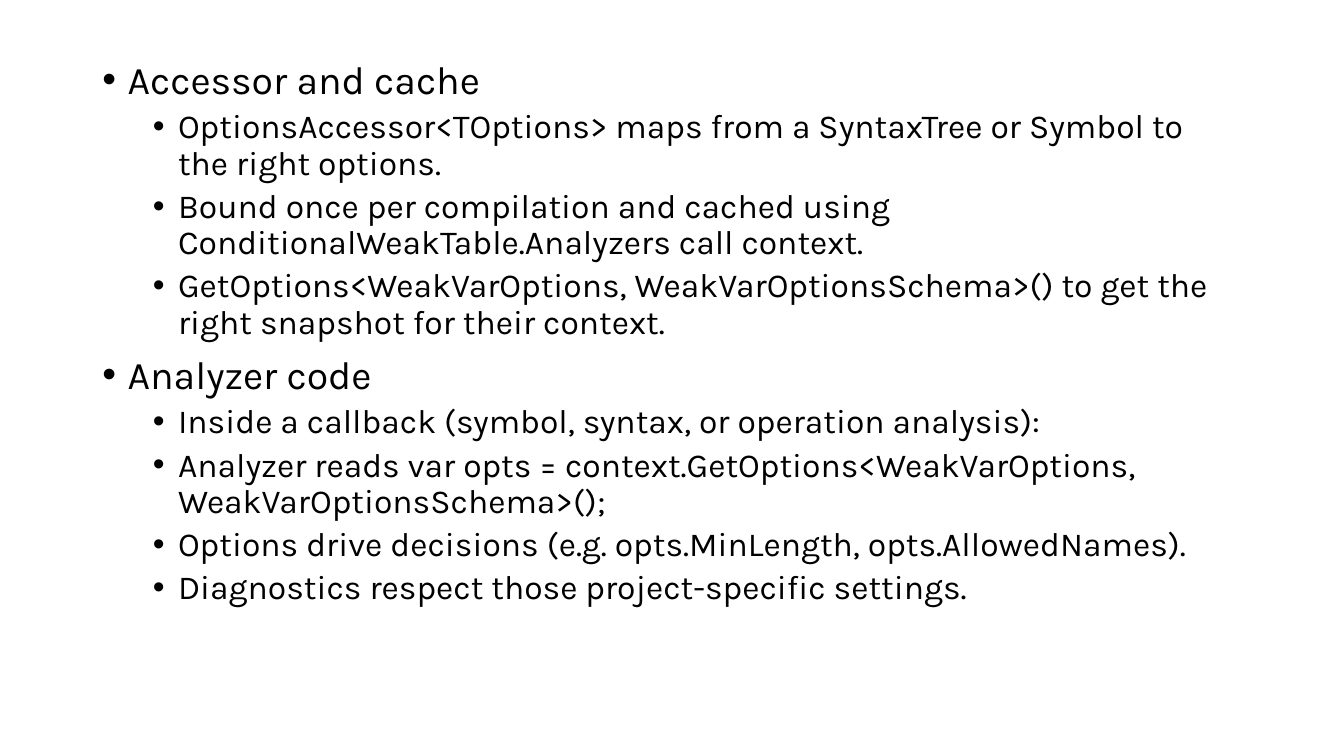
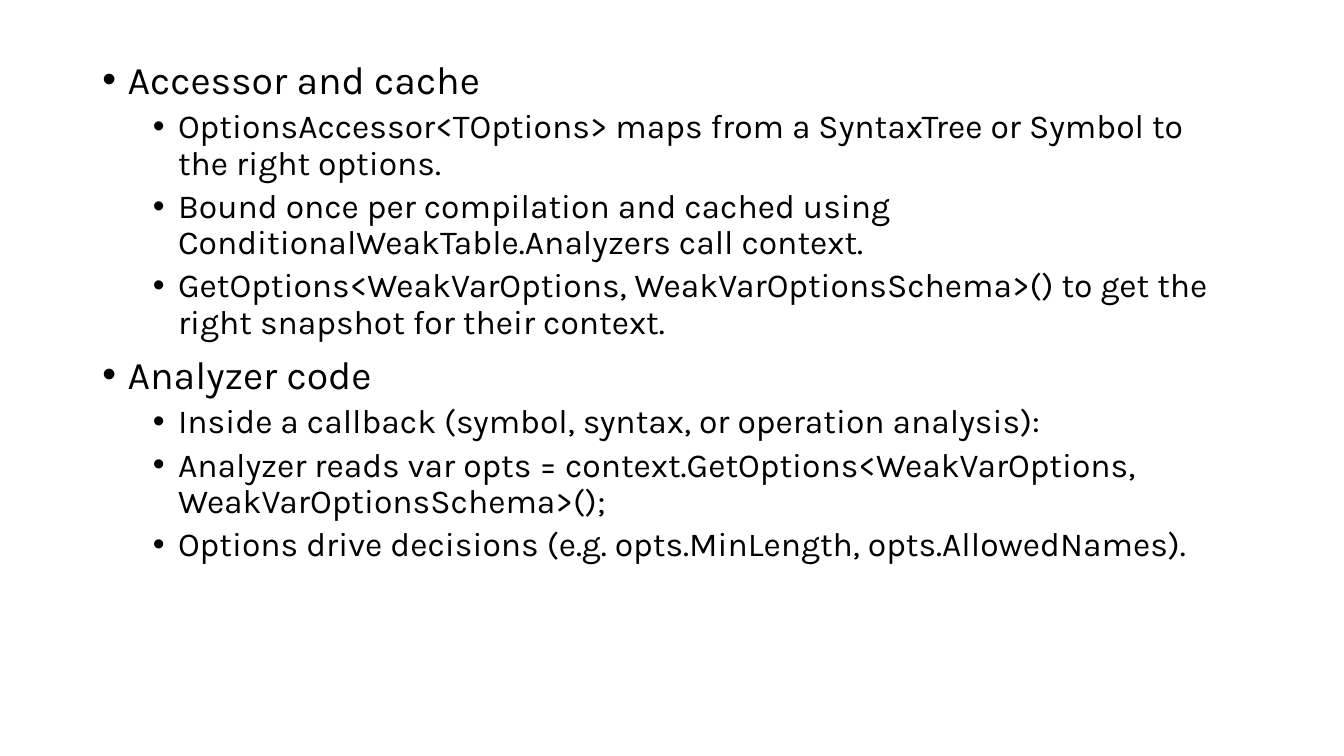
Before and after one commit to Me8mer/MiniAnalyzers, a slide deck: slide 16 of Docs/MiniAnalyzersPresentation.pptx (slide 15 before the commit). Drawn at 1344x756 pixels with LibreOffice and Linux fonts; fonts in the diff are those of the drawing. Boxes give left, top, right and bottom in pixels: in the first picture for what was removed or moved away, otherwise in the second. Text is boxed around its words. In the diff, an @@ line names an element or a change of style, - is before the commit and + after.

```diff
--- a/Docs/MiniAnalyzersPresentation.pptx
+++ b/Docs/MiniAnalyzersPresentation.pptx
@@ text at (178,576,967,608): paragraph removed @@
-  • Diagnostics respect those project-specific settings.
```
Also in this commit, not shown: 3 other slides changed, 10 slides added, 5 slides removed, 3 other files.
